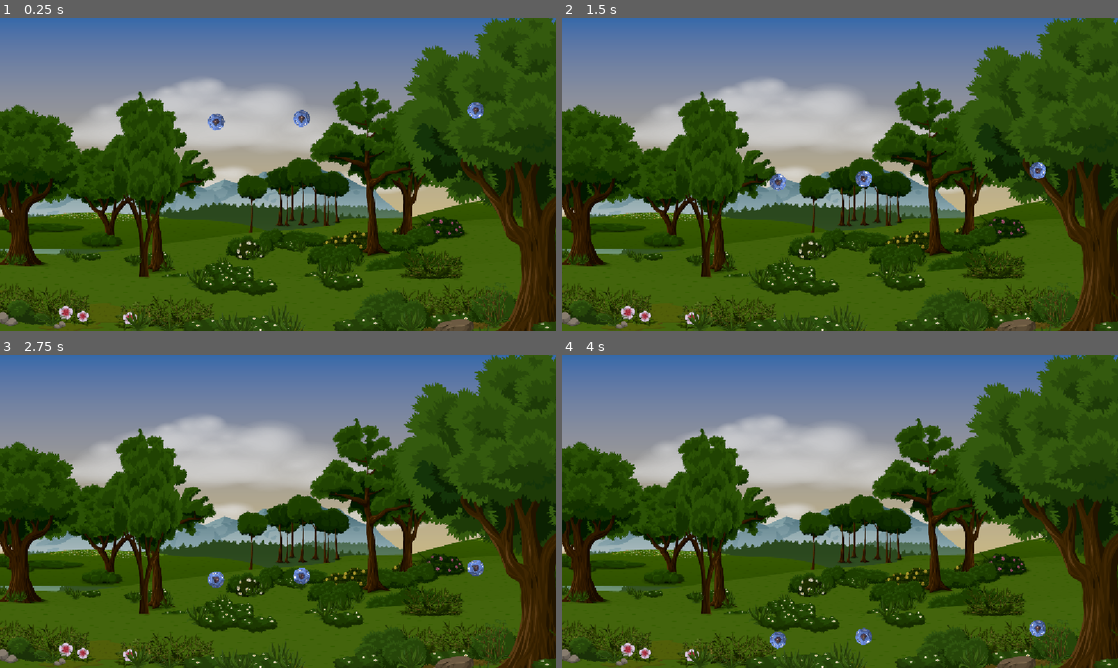
Above: before the commit, frames 1-4 (two rows, left to right).
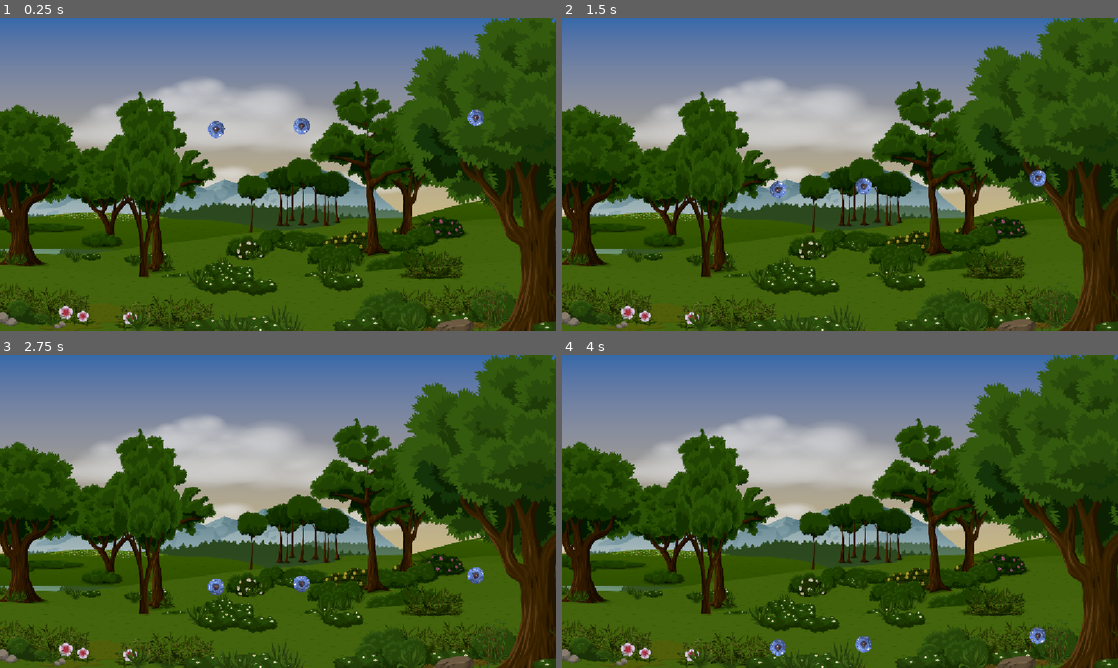
Above: after the commit, the same moments.

Repository: filipeAugusto99/DiceCatcher
Game: Godot game, scene res://Scenes/Game/Game.tscn
Same seed, same stepped clock (60 frames per second), same inputs: the game is played once before the commit and once after it.
Inputs:
- Up to frame 1 (0.25 s): no input
- Up to frame 2 (1.5 s): no input
- Up to frame 3 (2.75 s): no input
- Up to frame 4 (4 s): no input

The runs differ from the first frame. In frame 1, 0.6% of the frame differs, in the area x 37-87%, y 26-39%; in frame 2, 0.6%; in frame 3, 0.6%; in frame 4, 0.6%, in the area x 37-87%, y 84-97%.

Commit message:
some comments

Diff:
--- a/Scenes/Dice/Dice.gd
+++ b/Scenes/Dice/Dice.gd
@@ -22,6 +22,7 @@
 
 # Called every frame. 'delta' is the elapsed time since the previous frame.
 func _process(delta: float) -> void:
+	# When the dice hit the edges of the screen, it's remove from the game
 	if position.y > Game.get_vpr().end.y:
 		die()
 
@@ -29,9 +30,13 @@
 func _physics_process(delta: float) -> void:
 	# This logic makes the dice fall up
 	position.y += SPEED * delta
+	# rotate the sprite
 	sprite_2d.rotate(ROTATION_SPEED * rotation_dir)
 
 
+# this function is responsible for removing the dice from the game
 func die() -> void:
+	# pause all processes of the dice
 	set_physics_process(false)
+	# remove the dice / delete from the game
 	queue_free()
--- a/Scenes/Dice/Dice.tscn
+++ b/Scenes/Dice/Dice.tscn
@@ -8,8 +8,10 @@
 script = ExtResource("1_p3fax")
 
 [node name="Sprite2D" type="Sprite2D" parent="." unique_id=1317149803]
+position = Vector2(0, 15.5)
 scale = Vector2(0.5, 0.5)
 texture = ExtResource("1_dauee")
 
 [node name="CollisionShape2D" type="CollisionShape2D" parent="." unique_id=1531758572]
+position = Vector2(0, 15.5)
 shape = ExtResource("3_53oi2")
